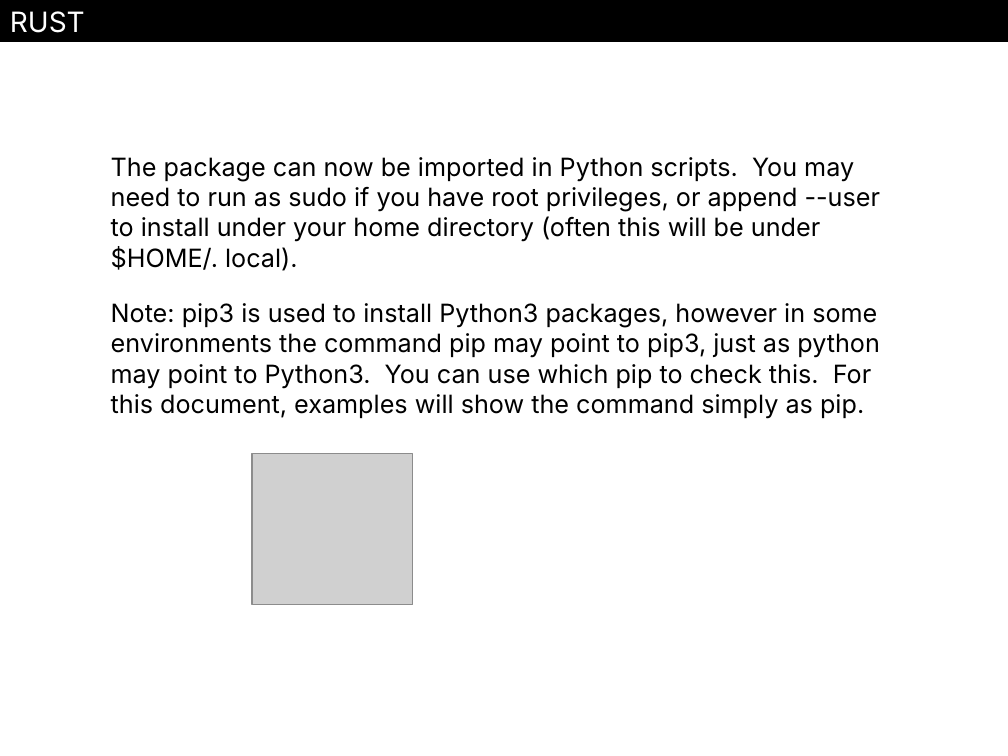
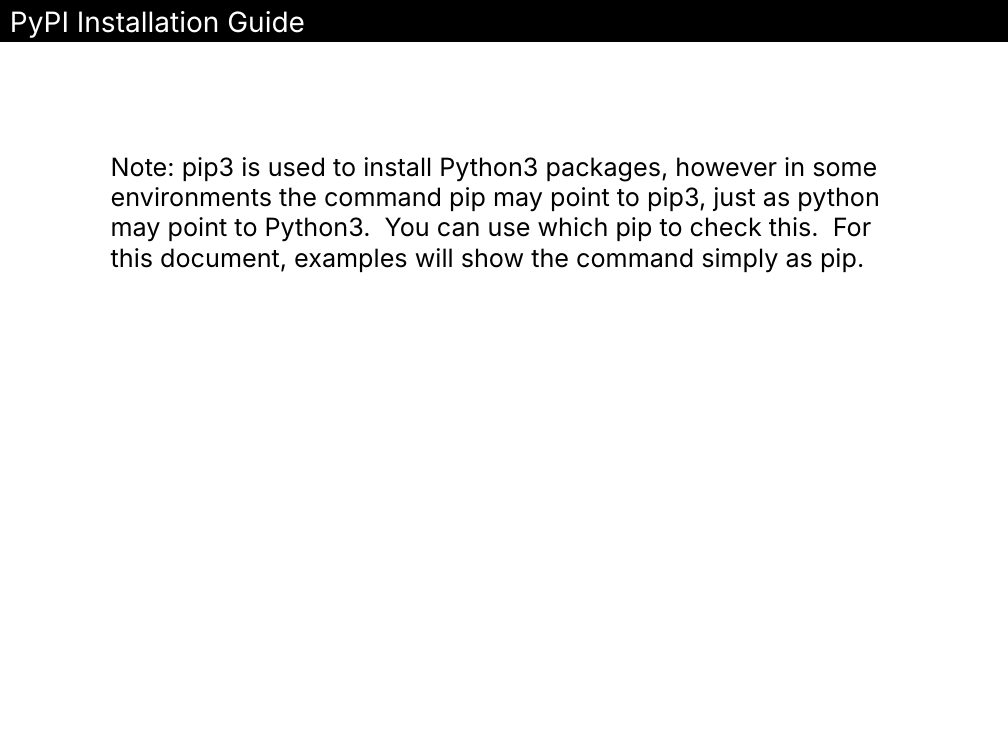
Before and after one commit to Brendan8899/pdfTopptx, a slide deck: slide 8 of output.pptx (slide 4 before the commit). Drawn at 1008x756 pixels with LibreOffice and Linux fonts; fonts in the diff are those of the drawing; grey boxes stand for pictures. Boxes give left, top, right and bottom in pixels: in the first picture for what was removed or moved away, otherwise in the second. Text is boxed around its words. In the diff, an @@ line names an element or a change of style, - is before the commit and + after.

Commit message:
fix image ppt layout

```diff
--- a/output.pptx
+++ b/output.pptx
@@ text in rectangle at (10,11,305,38): text changed @@
-RUST
+PyPI Installation Guide
@@ text at (111,157,880,271): paragraph removed @@
-The package can now be imported in Python scripts. You may need to run as sudo if you have root privileges, or append --user to install under your home directory (often this will be under $HOME/. local).
@@ picture removed at (252,454,413,605) @@
```
Also in this commit, not shown: 1 other slide changed, 6 slides added, 3 slides removed, 7 other files.
